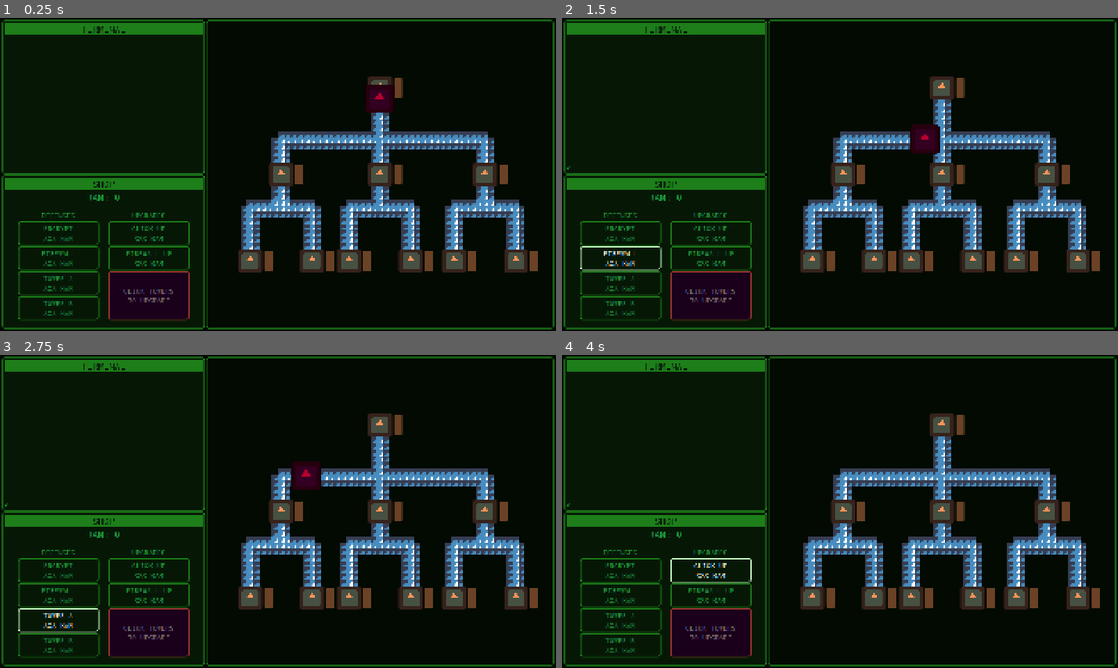
Above: before the commit, frames 1-4 (two rows, left to right).
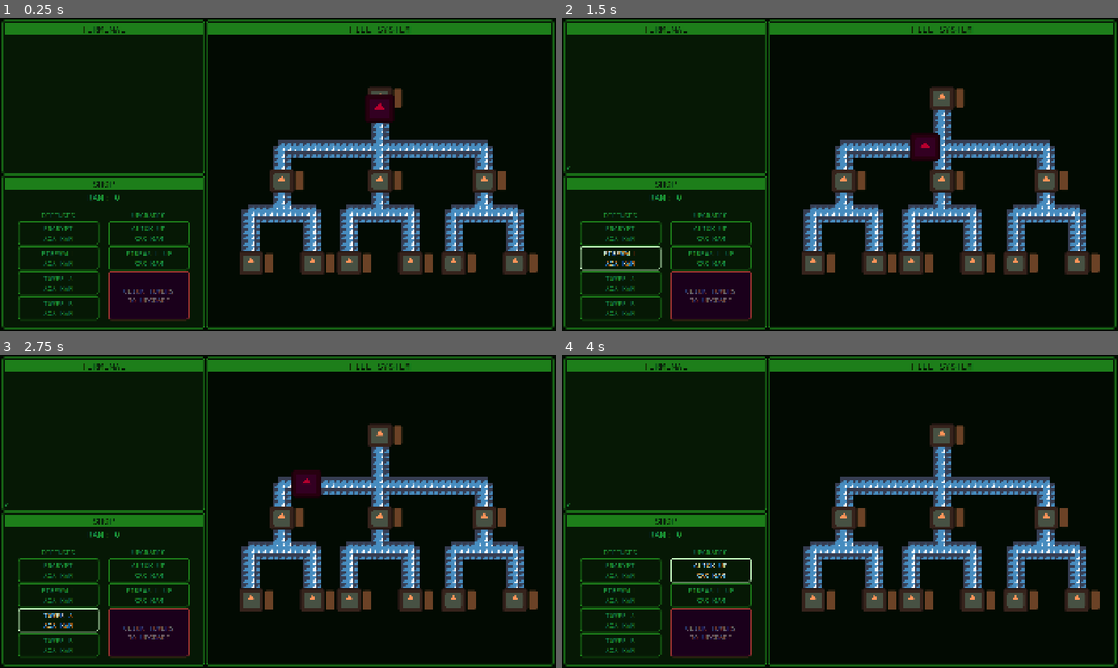
Above: after the commit, the same moments.

Repository: Olatiny/bot-net
Game: Godot game, scene res://src/main_game.tscn
Two runs of this game, one before a commit and one after it. Both use one fixed random seed, a clock stepped at 60 frames per second and the inputs below. The engine's default icon, where the game draws it, is replaced by a stand-in: a white triangle on a blue panel in a dark square.
Inputs:
- Up to frame 1 (0.25 s): no input
- Up to frame 2 (1.5 s): click "ENCRYPT XXX RAM" at 0.5 s; click "FIREWALL XXX RAM" at 1.25 s
- Up to frame 3 (2.75 s): click "TOWER A XXX RAM" at 2 s
- Up to frame 4 (4 s): click "TOWER B XXX RAM" at 2.75 s; click "CLICK UP XXX RAM" at 3.5 s

The runs differ from the first frame. In frame 1, 11% of the frame differs, in the area x 37-100%, y 1-99%; in frame 2, 11%; in frame 3, 11%; in frame 4, 11%.

Commit message:
minor aesthetic push :3

Diff:
--- a/src/main_game.tscn
+++ b/src/main_game.tscn
@@ -1,22 +1,15 @@
-[gd_scene load_steps=7 format=3 uid="uid://cj01a4v4rn7mv"]
+[gd_scene load_steps=9 format=3 uid="uid://cj01a4v4rn7mv"]
 
 [ext_resource type="PackedScene" uid="uid://qmnrwsay8150" path="res://src/scenes/board.tscn" id="1_fq370"]
 [ext_resource type="Script" uid="uid://da8bux3oa0djs" path="res://src/main_game.gd" id="1_qhh1e"]
 [ext_resource type="PackedScene" uid="uid://bofklg7vucxc8" path="res://src/managers/virus_manager.tscn" id="3_qhh1e"]
 [ext_resource type="PackedScene" uid="uid://drh47bbdo8bpo" path="res://src/scenes/terminal.tscn" id="4_qhh1e"]
+[ext_resource type="StyleBox" uid="uid://dpgmw2epqenug" path="res://assets/styles/terminal_style.tres" id="5_bupss"]
 [ext_resource type="PackedScene" uid="uid://dmm6p7845mpuy" path="res://src/scenes/shop.tscn" id="5_qhh1e"]
+[ext_resource type="Theme" uid="uid://vov6rqh4poin" path="res://assets/themes/terminal_theme.tres" id="5_x08um"]
 
-[sub_resource type="StyleBoxFlat" id="StyleBoxFlat_aptux"]
-bg_color = Color(0.023529412, 0.09803922, 0.019607844, 0)
-border_width_left = 4
-border_width_top = 4
-border_width_right = 4
-border_width_bottom = 4
-border_color = Color(0.11372549, 0.49411765, 0.101960786, 1)
-corner_radius_top_left = 8
-corner_radius_top_right = 8
-corner_radius_bottom_right = 8
-corner_radius_bottom_left = 8
+[sub_resource type="StyleBoxFlat" id="StyleBoxFlat_bupss"]
+bg_color = Color(0.11372549, 0.49411765, 0.101960786, 1)
 
 [node name="MainGame" type="CanvasLayer"]
 script = ExtResource("1_qhh1e")
@@ -53,22 +46,40 @@
 [node name="BoardWindow" type="PanelContainer" parent="GameHUD"]
 custom_minimum_size = Vector2(1200, 1060)
 layout_mode = 2
-theme_override_styles/panel = SubResource("StyleBoxFlat_aptux")
+theme_override_styles/panel = ExtResource("5_bupss")
 
-[node name="SubViewportContainer" type="SubViewportContainer" parent="GameHUD/BoardWindow"]
+[node name="VBoxContainer" type="VBoxContainer" parent="GameHUD/BoardWindow"]
+layout_mode = 2
+theme_override_constants/separation = 0
+
+[node name="RichTextLabel" type="RichTextLabel" parent="GameHUD/BoardWindow/VBoxContainer"]
+layout_mode = 2
+size_flags_horizontal = 3
+size_flags_vertical = 0
+theme = ExtResource("5_x08um")
+theme_override_colors/default_color = Color(0.023529412, 0.09803922, 0.019607844, 1)
+theme_override_font_sizes/normal_font_size = 32
+theme_override_styles/normal = SubResource("StyleBoxFlat_bupss")
+text = "FILE SYSTEM"
+fit_content = true
+scroll_active = false
+horizontal_alignment = 1
+
+[node name="SubViewportContainer" type="SubViewportContainer" parent="GameHUD/BoardWindow/VBoxContainer"]
 show_behind_parent = true
 layout_mode = 2
+size_flags_vertical = 3
 stretch = true
 
-[node name="SubViewport" type="SubViewport" parent="GameHUD/BoardWindow/SubViewportContainer"]
+[node name="SubViewport" type="SubViewport" parent="GameHUD/BoardWindow/VBoxContainer/SubViewportContainer"]
 handle_input_locally = false
 physics_object_picking = true
-size = Vector2i(1192, 1056)
+size = Vector2i(1184, 1005)
 size_2d_override = Vector2i(1788, 1584)
 size_2d_override_stretch = true
 render_target_update_mode = 4
 
-[node name="Board" parent="GameHUD/BoardWindow/SubViewportContainer/SubViewport" instance=ExtResource("1_fq370")]
+[node name="Board" parent="GameHUD/BoardWindow/VBoxContainer/SubViewportContainer/SubViewport" instance=ExtResource("1_fq370")]
 unique_name_in_owner = true
 position = Vector2(549, 518)
 
--- a/src/scenes/board.tscn
+++ b/src/scenes/board.tscn
@@ -59,29 +59,29 @@
 current_state = 0
 
 [node name="Folder2" parent="Folders" instance=ExtResource("3_ntdqk")]
+position = Vector2(-512, 0)
+
+[node name="Folder3" parent="Folders" instance=ExtResource("3_ntdqk")]
+
+[node name="Folder4" parent="Folders" instance=ExtResource("3_ntdqk")]
+position = Vector2(544, 0)
+
+[node name="Folder5" parent="Folders" instance=ExtResource("3_ntdqk")]
+position = Vector2(-672, 448)
+
+[node name="Folder6" parent="Folders" instance=ExtResource("3_ntdqk")]
+position = Vector2(-352, 448)
+
+[node name="Folder7" parent="Folders" instance=ExtResource("3_ntdqk")]
+position = Vector2(160, 448)
+
+[node name="Folder8" parent="Folders" instance=ExtResource("3_ntdqk")]
+position = Vector2(-160, 448)
 
 [node name="Folder9" parent="Folders" instance=ExtResource("3_ntdqk")]
-position = Vector2(-512, 0)
+position = Vector2(384, 448)
 
 [node name="Folder10" parent="Folders" instance=ExtResource("3_ntdqk")]
-position = Vector2(544, 0)
-
-[node name="Folder3" parent="Folders" instance=ExtResource("3_ntdqk")]
-position = Vector2(-672, 448)
-
-[node name="Folder4" parent="Folders" instance=ExtResource("3_ntdqk")]
-position = Vector2(-352, 448)
-
-[node name="Folder5" parent="Folders" instance=ExtResource("3_ntdqk")]
-position = Vector2(160, 448)
-
-[node name="Folder6" parent="Folders" instance=ExtResource("3_ntdqk")]
-position = Vector2(-160, 448)
-
-[node name="Folder7" parent="Folders" instance=ExtResource("3_ntdqk")]
-position = Vector2(384, 448)
-
-[node name="Folder8" parent="Folders" instance=ExtResource("3_ntdqk")]
 position = Vector2(704, 448)
 
 [node name="Paths" type="Node2D" parent="."]
